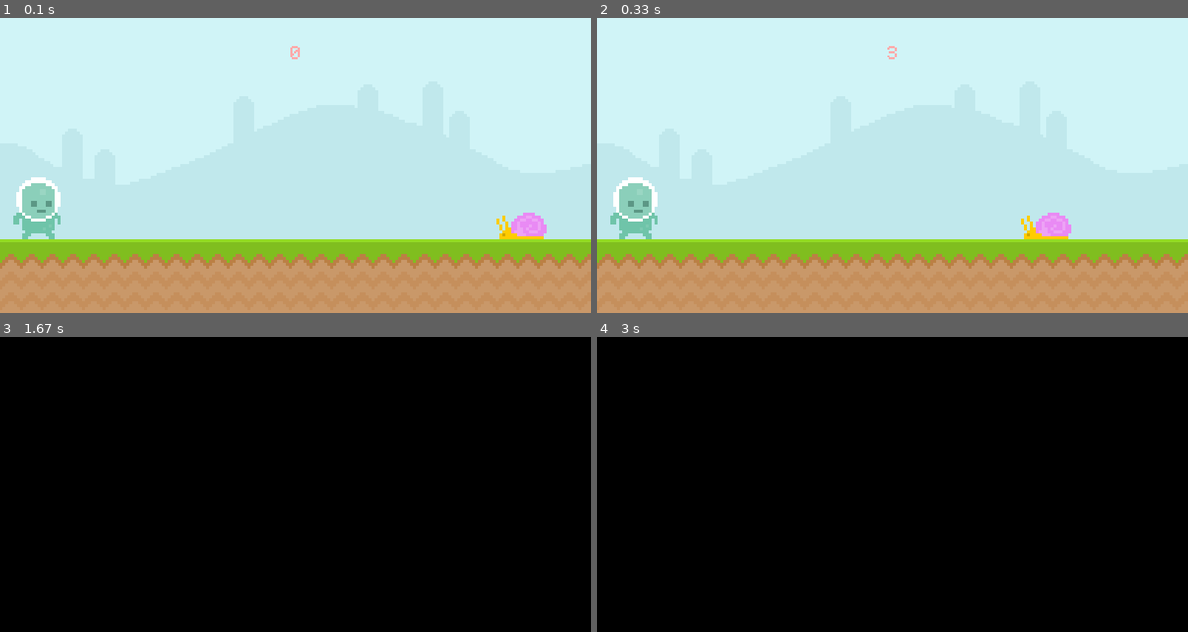
Above: before the commit, frames 1-4 (two rows, left to right).
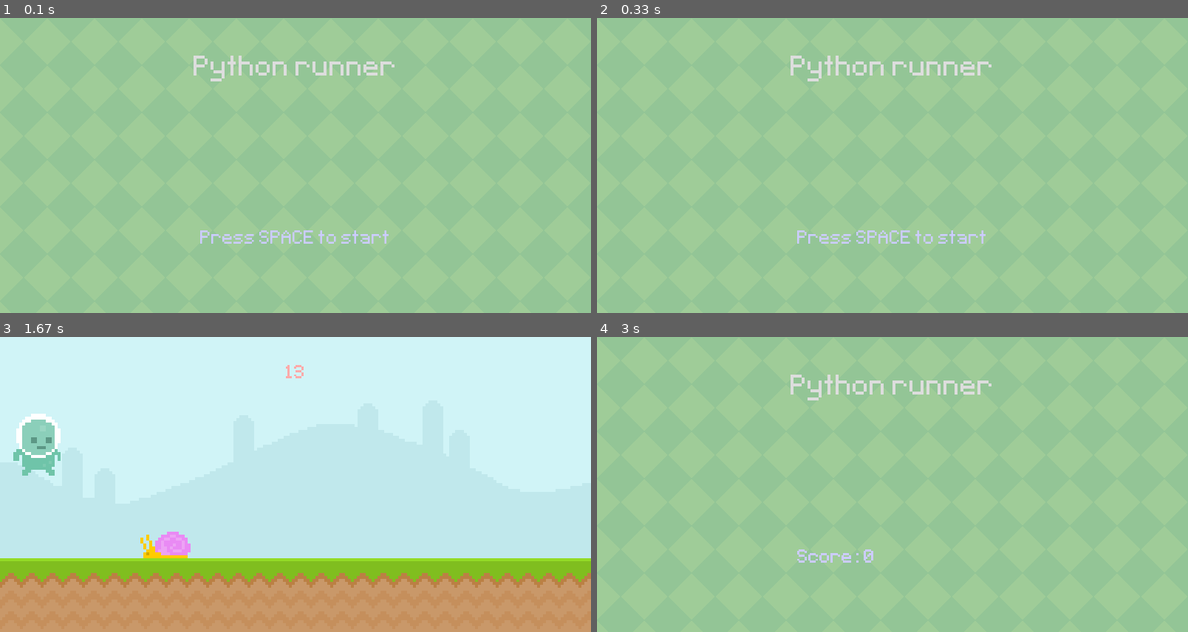
Above: after the commit, the same moments.

Repository: h3nrey/LearnPygame
Game: pygame game, started from init.py
The game is run twice, just before and just after one commit, with the same random seed, the same clock (stepped at 60 frames per second) and the same inputs.
Inputs (mouse positions are in pixels of both pictures, inside the frame that each line leads up to):
- Up to frame 1 (0.1 s): no input
- Up to frame 2 (0.33 s): no input
- Up to frame 3 (1.67 s): tap R at 0.33 s; click (295, 502) at 0.72 s; click (514, 587) at 1.55 s
- Up to frame 4 (3 s): no input

The runs differ from the first frame. In frame 1, 100% of the frame differs, in the area x 0-100%, y 0-100%; in frame 2, 100%; in frame 3, 100%; in frame 4, 100%.

Commit message:
adding a tittle/gameover screen

Diff:
--- a/init.py
+++ b/init.py
@@ -8,6 +8,7 @@
     scoreText = font.render(f"{displayTime}", False, "#ffaaaa");
     scoreRect = scoreText.get_rect(center = (400, 50));
     screen.blit(scoreText, scoreRect);
+    return displayTime;
 
 pygame.init(); # initialize pygame
 
@@ -22,8 +23,9 @@
 FPS = 60;
 
 # Game states
-gameActive = True;
+gameActive = False;
 startTime = 0;
+score = 0;
 
 # FONTS
 textFont = pygame.font.Font("font/Pixeltype.ttf", 40);
@@ -39,10 +41,21 @@
 jumpForce = -20;
 canJump = True;
 
+# Enemy
 snailSurf = pygame.image.load("Assets/Graphics/snail/snail1.png").convert_alpha()
 snailRect = snailSurf.get_rect(midbottom = (750, 300))
 snailPosX = 700
 
+# Intro Screen
+titleBg = pygame.image.load("Assets/Graphics/TitleBG.png").convert();
+titleFont = pygame.font.Font("font/Pixeltype.ttf", 60);
+titleText = titleFont.render("Python runner", False, "#dddddd");
+titleRect = titleText.get_rect(center = (400, 70))
+
+startFont = pygame.font.Font("font/Pixeltype.ttf", 40);
+startText = startFont.render("Press SPACE to start", "False", "#ccccff");
+startRect = startText.get_rect(center = (400, 300));
+scoreText = startFont.render(f"Score: {score}", False, "#ccccff");
 
 line = pygame.Surface((10,10))
 
@@ -69,7 +82,7 @@
     if(gameActive):
         screen.blit(skySurface, (0,0));
         screen.blit(groundSurface, (0,300));
-        DisplayScore(startTime);
+        score = DisplayScore(startTime);
 
         snailSpeed = 7;
         snailRect.left -= snailSpeed;
@@ -92,10 +105,15 @@
             # print("TEste")
 
     else:
-        screen.fill("Black")
+        screen.blit(titleBg, (0,0));
+        screen.blit(titleText, titleRect);
+
+        if(score == 0):
+            screen.blit(startText, startRect);
+        else:
+            screen.blit(scoreText, startRect);
         snailRect.left = 750;
         startTime = pygame.time.get_ticks();
-        print("Game finished")
 
     # Draw all elements
     pygame.display.update();
Binary file added: Assets/Graphics/TitleBG.png
